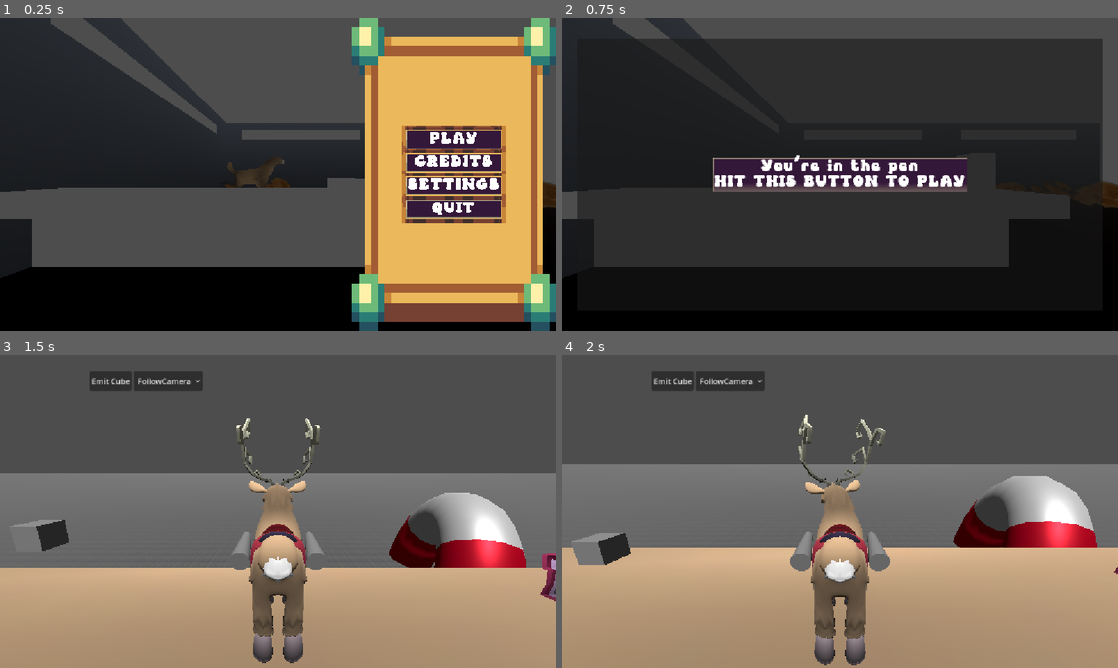
Above: before the commit, frames 1-4 (two rows, left to right).
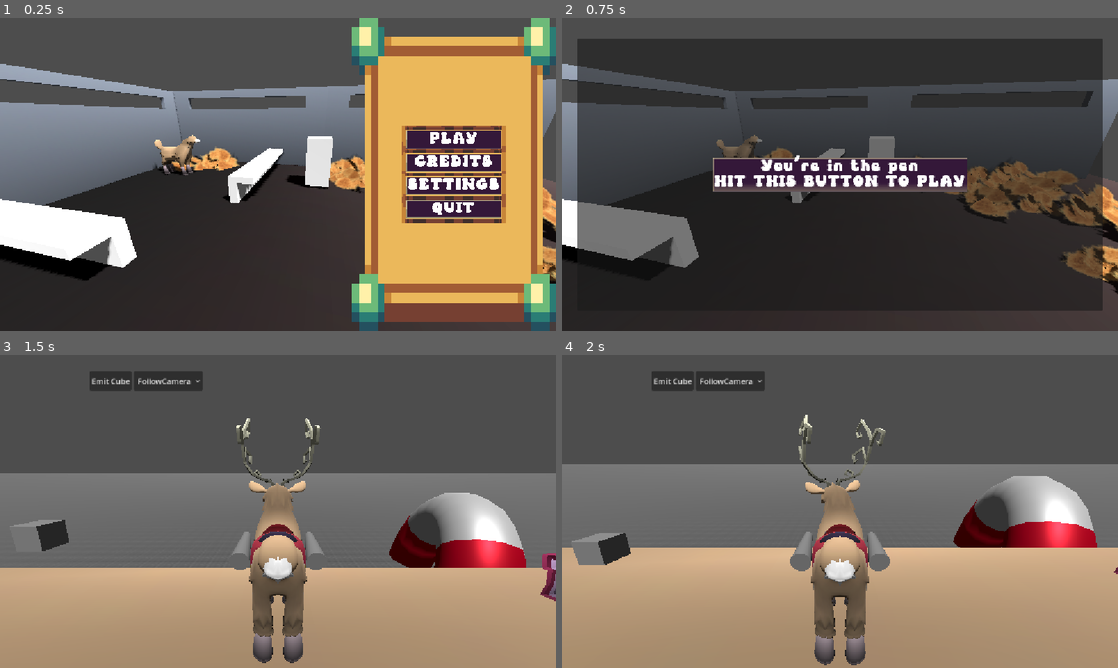
Above: after the commit, the same moments.

Repository: sjgillGit/gwj88
Game: Godot game, scene res://Main/RootNode.tscn
Same seed, same stepped clock (60 frames per second), same inputs: the game is played once before the commit and once after it.
Inputs:
- Up to frame 1 (0.25 s): no input
- Up to frame 2 (0.75 s): click "PLAY" at 0.5 s
- Up to frame 3 (1.5 s): click "You're in the pen HIT THIS BU…" at 1.25 s
- Up to frame 4 (2 s): no input

The runs differ from the first frame. In frame 1, 54% of the frame differs, in the area x 0-100%, y 0-100%; in frame 2, 41%; in frame 3, nothing differs; in frame 4, nothing differs.
Error after the commit: Parse Error: Too few arguments for "tween_property()" call. Expected at least 4 but received 0. (res://Scenes/ui/placeholder_3_dfor_ui.gd:10)

Commit message:
wip on moving camera

Diff:
--- a/Scenes/ui/Placeholder3DforUi.tscn
+++ b/Scenes/ui/Placeholder3DforUi.tscn
@@ -8,12 +8,21 @@
 [node name="Placeholder3DforUi" type="Node3D"]
 script = ExtResource("1_2iqpr")
 
+[node name="DirectionalLight3D" type="DirectionalLight3D" parent="."]
+transform = Transform3D(-0.8660254, -0.43301278, 0.25, 0, 0.49999997, 0.86602545, -0.50000006, 0.75, -0.43301266, 0, 0, 0)
+shadow_enabled = true
+
 [node name="WorldEnvironment" type="WorldEnvironment" parent="."]
 environment = SubResource("Environment_wxwfb")
 
 [node name="Flooor" parent="." instance=ExtResource("1_wxwfb")]
 transform = Transform3D(1.4648161, 0, 0, 0, 1.4648161, 0, 0, 0, 1.4648161, 0.95390195, 0, 0.30638456)
 
-[node name="Camera3D" type="Camera3D" parent="."]
-transform = Transform3D(-4.371139e-08, 0, 1, 0, 1, 0, -1, 0, -4.371139e-08, 24.083975, 3.5760834, 0)
+[node name="MainMenuCamera" type="Camera3D" parent="."]
+transform = Transform3D(-0.21575806, -0.31469148, 0.9243472, -1.40874015e-08, 0.94664365, 0.32228222, -0.97644687, 0.06953497, -0.20424598, 23.357424, 8.829412, -17.486729)
+current = true
 fov = 83.58761
+
+[node name="PenCamera" type="Camera3D" parent="."]
+transform = Transform3D(-0.56149143, 0, 0.8274826, 0, 1, 0, -0.8274826, 0, -0.56149143, 6.6689224, 5.105791, -2.3703117)
+fov = 83.58761
--- a/Scenes/ui/placeholder_3_dfor_ui.gd
+++ b/Scenes/ui/placeholder_3_dfor_ui.gd
@@ -1,4 +1,10 @@
 extends Node3D
 
-func _on_button_pressed() -> void:
-	GameState.current = GameState.State.PLAY
+@onready var main_menu_camera: Camera3D = $MainMenuCamera
+
+
+func on_game_state_changed(new_state: GameState.State, old_state: GameState.State):
+	if new_state == GameState.State.PEN and old_state == GameState.State.MAIN_MENU:
+		var tween = create_tween()
+		tween.set_parallel()
+		tween.tween_property()
